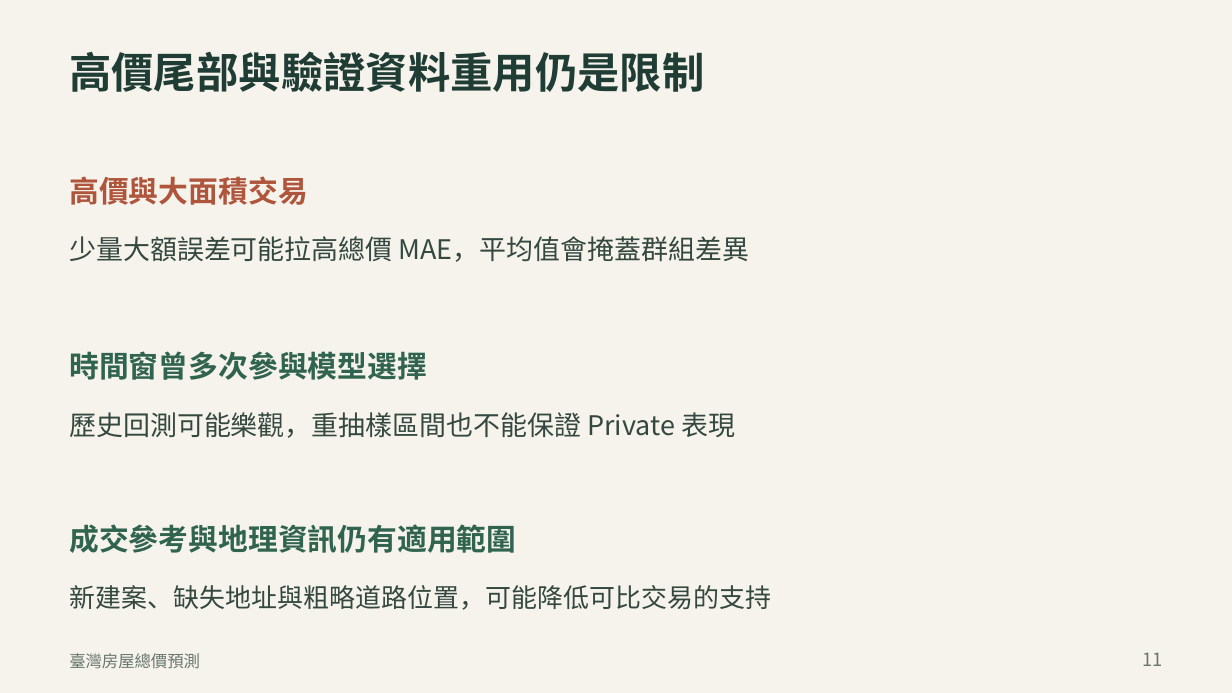
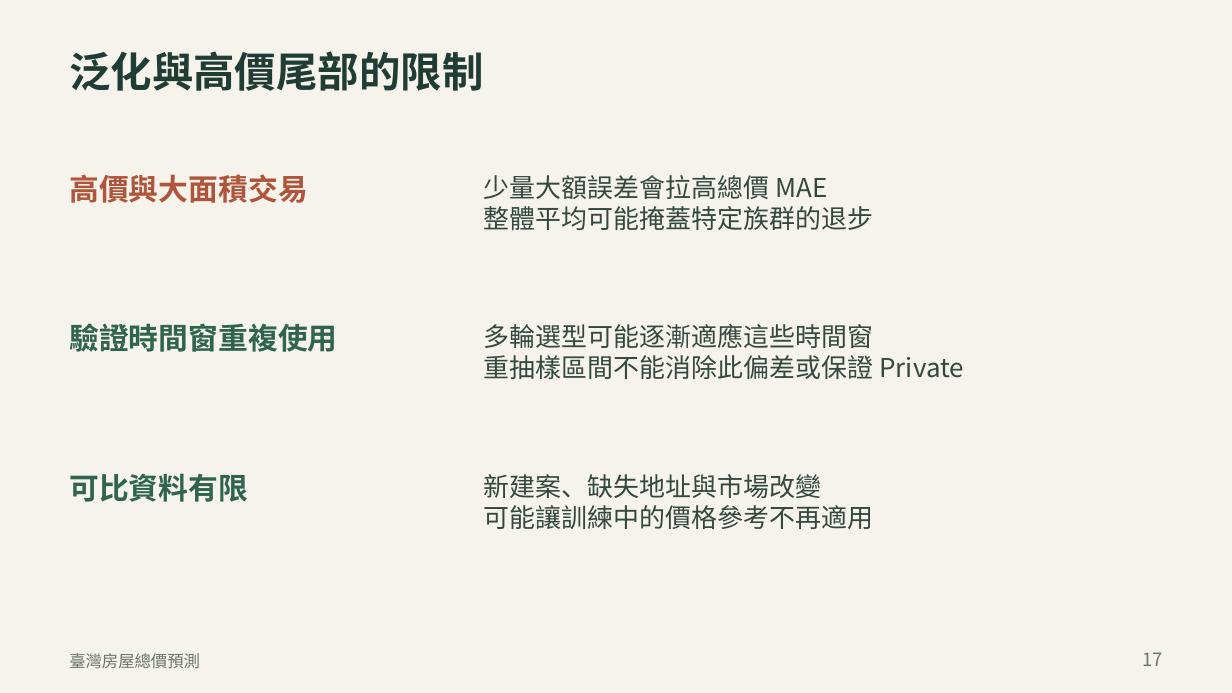
Before and after one commit to ziyi930108/nycu-house-price-regression, a slide deck: slide 17 of presentation/臺灣房價預測_正式報告_v22.pptx (slide 11 before the commit). Drawn at 1232x693 pixels with LibreOffice and Linux fonts; fonts in the diff are those of the drawing. Boxes give left, top, right and bottom in pixels: in the first picture for what was removed or moved away, otherwise in the second. Text is boxed around its words. In the diff, an @@ line names an element or a change of style, - is before the commit and + after.

```diff
--- a/presentation/臺灣房價預測_正式報告_v22.pptx
+++ b/presentation/臺灣房價預測_正式報告_v22.pptx
@@ text at [69, 51, 483, 91]: text changed; size 33 to 32.2 pt @@
-高價尾部與驗證資料重用仍是限制
+泛化與高價尾部的限制
@@ text at [483, 175, 873, 230]: text changed; size 21 to 20.2 pt @@
-少量大額誤差可能拉高總價 MAE，平均值會掩蓋群組差異
+少量大額誤差會拉高總價 MAE
+整體平均可能掩蓋特定族群的退步
@@ text added at [69, 323, 337, 352], 23.2 pt, text #31644F, bold @@
+驗證時間窗重複使用
@@ text added at [483, 324, 964, 379], 20.2 pt, text #34483F @@
+多輪選型可能逐漸適應這些時間窗
+重抽樣區間不能消除此偏差或保證 Private
@@ text removed at [69, 351, 427, 380] @@
-時間窗曾多次參與模型選擇
@@ text removed at [69, 412, 735, 438] @@
-歷史回測可能樂觀，重抽樣區間也不能保證 Private 表現
@@ text added at [69, 473, 248, 502], 23.2 pt, text #31644F, bold @@
+可比資料有限
@@ text added at [483, 474, 873, 529], 20.2 pt, text #34483F @@
+新建案、缺失地址與市場改變
+可能讓訓練中的價格參考不再適用
@@ text removed at [69, 524, 516, 553] @@
-成交參考與地理資訊仍有適用範圍
@@ text removed at [69, 585, 772, 610] @@
-新建案、缺失地址與粗略道路位置，可能降低可比交易的支持
@@ text at [1142, 652, 1162, 666]: text changed @@
-11
+17
```
Also in this commit, not shown: 9 other slides changed, 12 slides added, 5 slides removed, 18 other files.
